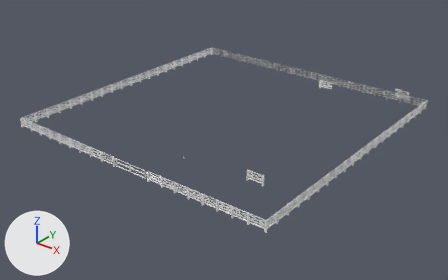
The Blender file забор для фермы Дима VB-3.blend as it was, and as the next commit left it.
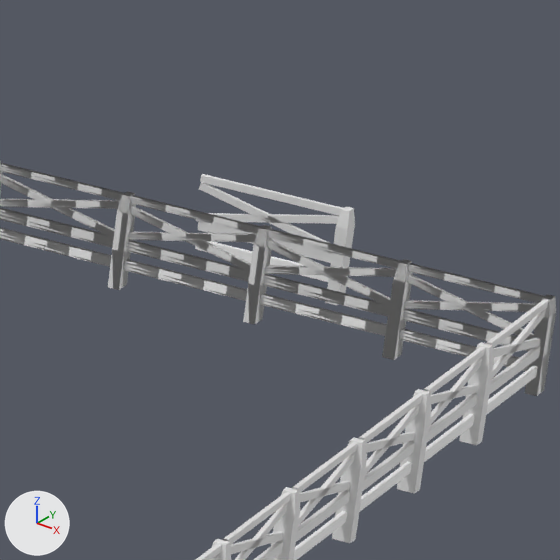
The first picture shows the older version from a 50 mm camera at (315.0, -280.0, 220.0) aimed at (9.0, 103.0, -18.0). The close-ups show both versions on the part from 84% to 96% of the width and 26% to 44% of the height of that picture; other places that the commit changed are outside them. The lights are fixed; the arrows at lower left show +X, +Y and +Z.
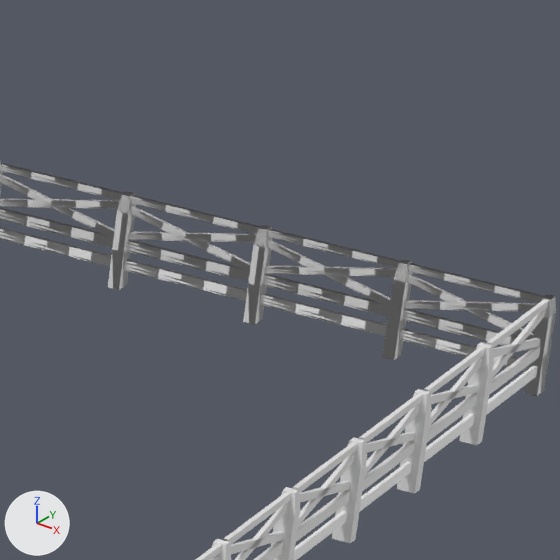
Boxes (x1, y1, x2, y2) around the edits, measured in the close-ups (560 x 560 px):
'Cube.003', deleted: before (195, 174, 355, 305)
    faces in mat_material_011 (white #e7e7e7): (196, 174, 355, 305)
    faces in mat_material_012 (white #ffffff): (195, 241, 329, 282)

Edits to the bpy script that builds the scene:
```text
Remove ob_cube_003:
    ob_cube_003 = bpy.data.objects.new('Cube.003', me_cube_004)
    ob_cube_003.location = (106.1, 246.03, 8.34)
    ob_cube_003.rotation_euler = (0.0, 0.0, 1.571)  # degrees (0, 0, 90)
    ob_cube_003.scale = (0.195, 6.55, 0.315)
    _m = ob_cube_003.modifiers.new('Array', 'ARRAY')
    _m.count = 1
```
